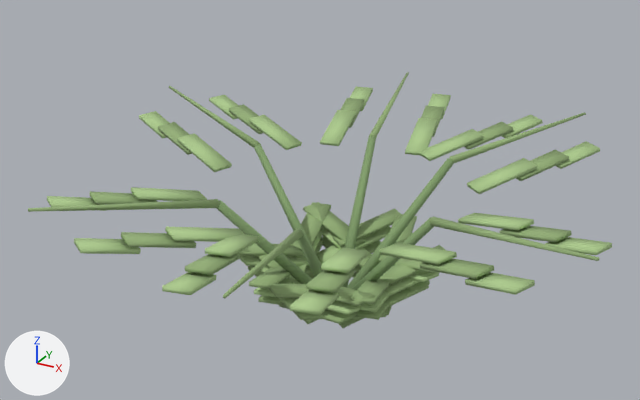
One commit to the glTF model assets/models/fern.glb: the scene before it, then after it.
One viewpoint serves both versions: a 50 mm camera at (0.762, -1.463, 1.006) aimed at (-0.048, 0.01, 0.27). Arrows for +X, +Y and +Z are at lower left; the lights stay in place. The picture after the commit comes second. Vertices at exactly the same position are counted once.

The first picture shows 'geometry_0'.
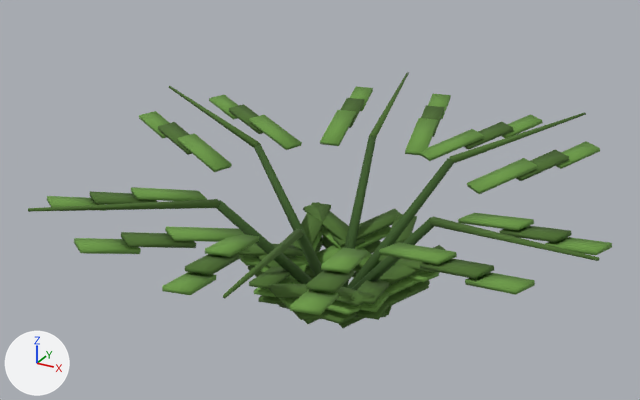
The edits, one by one:
me_geometry_0 has 714 vertices, 1104 faces and spans x -0.569..0.558, y -0.587..0.591, z 0.021..0.393.
me_geometry_0 is used by ob_geometry_0; location (0.0, 0.0, 0.0).
me_geometry_0 part 1: 672 faces centred in x -0.568..0.557, y -0.586..0.59, z 0.025..0.392 are repainted in the vertex colours; the middle colour goes from green #96b179 to dark green #4d702e.
me_geometry_0 part 2: 432 faces centred in x -0.552..0.547, y -0.556..0.557, z 0.099..0.356 are repainted in the vertex colours; the middle colour goes from green #afcd8f to green #6c9b45.

Where the change shows, as pixel boxes (x1, y1, x2, y2) in the pictures (640 x 400 px):
part 1 of me_geometry_0, recoloured (green to dark green)
    both: (28, 72, 600, 328)
part 2 of me_geometry_0, recoloured
    both: (47, 86, 612, 315)
